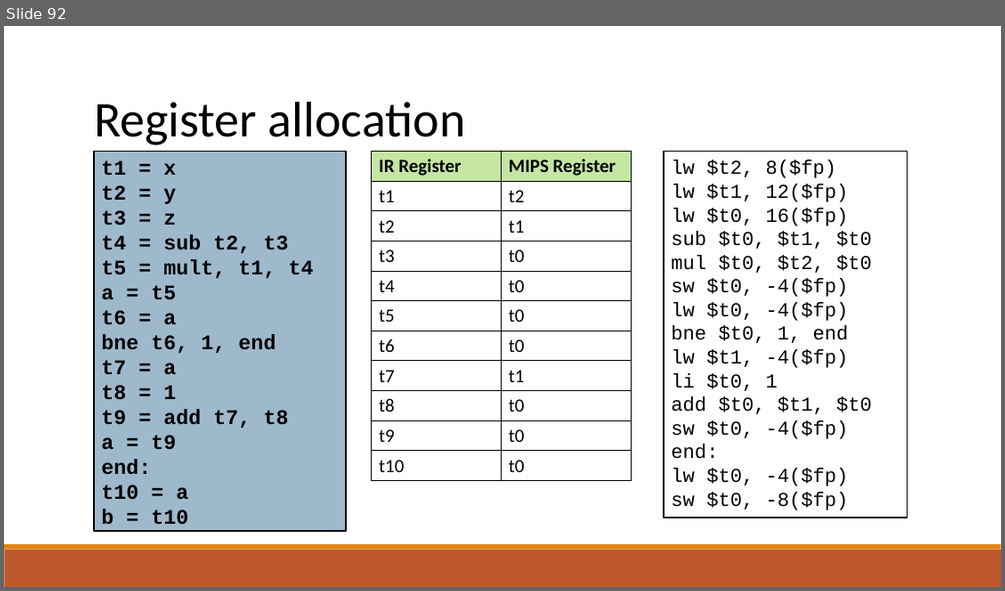
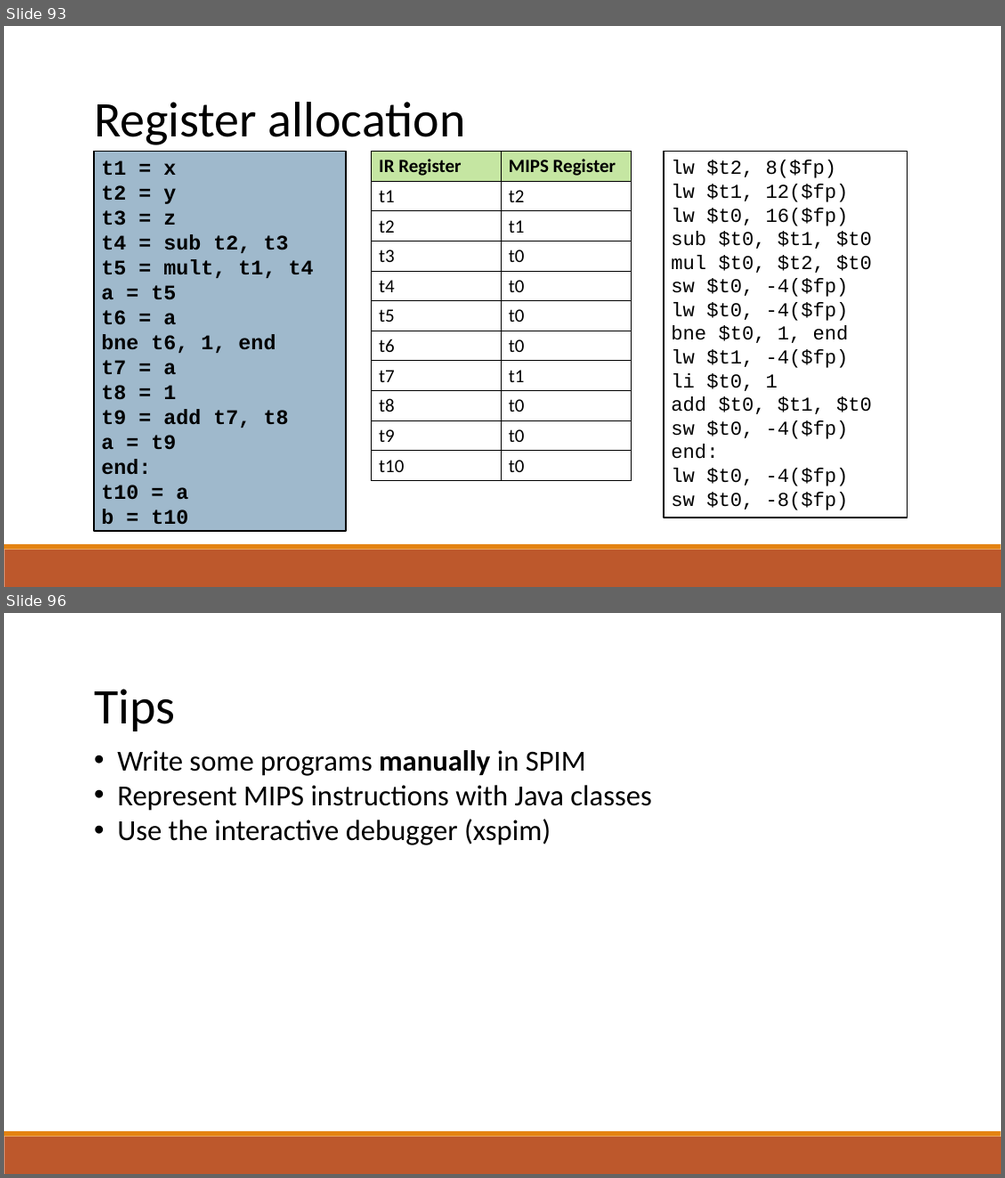
Before and after one commit to raghadzeidan/COMPILATION_TAU_FOR_STUDENTS, a slide deck: new_slides/register_allocation.pptx. Shown one above the other, each under a label of ours: slide 92 before the commit, slides 93 and 96 after it; the slides between them are not shown. The pictures are 1005x591 and 1005x1178 pixels, drawn with LibreOffice and Linux fonts; fonts in the diff are those of the drawing. Boxes give left, top, right and bottom in pixels: in the first picture for what was removed or moved away, otherwise in the second. Text is boxed around its words. In the diff, an @@ line names an element or a change of style, - is before the commit and + after.

```diff
--- a/new_slides/register_allocation.pptx
+++ b/new_slides/register_allocation.pptx
@@ slide 96 added at (x1=4, y1=613, x2=1001, y2=1174), background #FFFFFF; not listed: 2 template elements that a slide beside it also shows @@
@@ text added at (x1=94, y1=689, x2=175, y2=731), 48 pt, text #000000 @@
+Tips
@@ text added at (x1=117, y1=750, x2=651, y2=845), 28 pt, text #000000 @@
+• Write some programs manually in SPIM
+• Represent MIPS instructions with Java classes
+• Use the interactive debugger (xspim)
@@ what was slide 92 is now slide 93 @@
```
Also in this commit, not shown: 2 slides changed, 1 other slide added, 1 other file.
